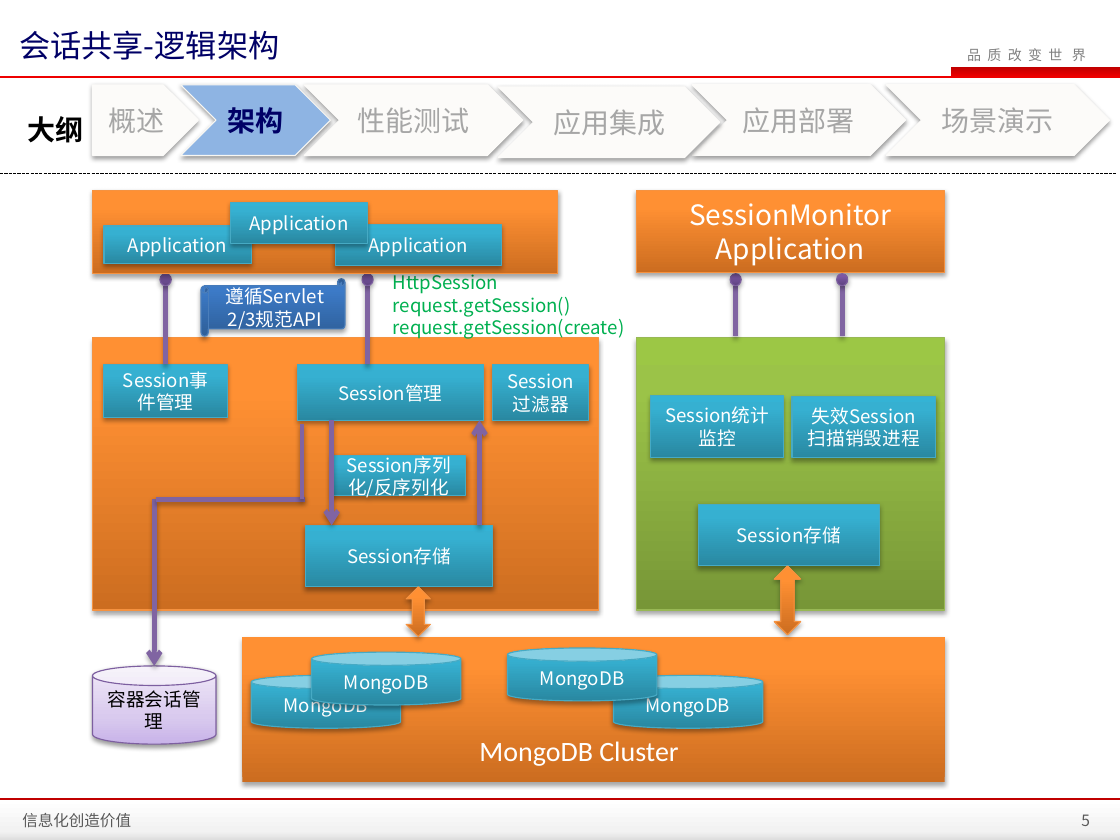
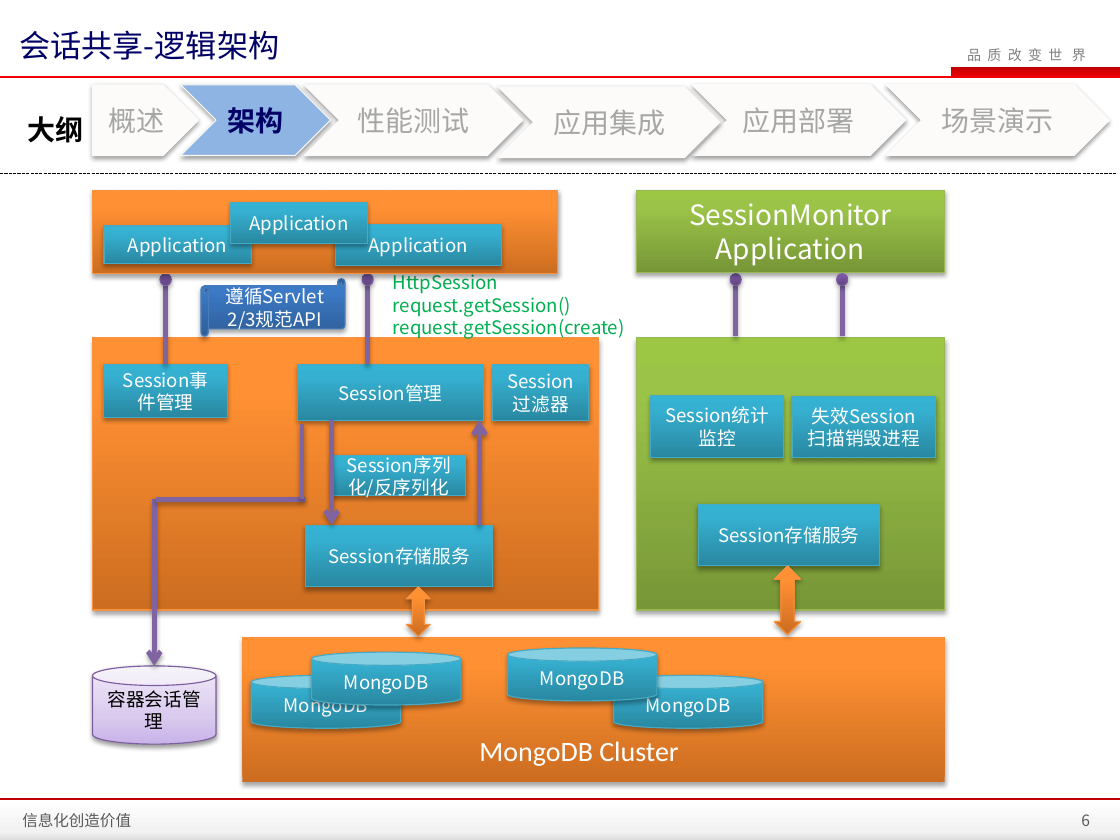
Before and after one commit to zhanght86/bboss-cms, a slide deck: slide 6 of 文档/SanyPDP平台会话共享介绍.pptx (slide 5 before the commit). Drawn at 1120x840 pixels with LibreOffice and Linux fonts; fonts in the diff are those of the drawing; background and template pictures are left out. Boxes give left, top, right and bottom in pixels: in the first picture for what was removed or moved away, otherwise in the second. Text is boxed around its words. In the diff, an @@ line names an element or a change of style, - is before the commit and + after.

Commit message:
完善会话共享文档

```diff
--- a/文档/SanyPDP平台会话共享介绍.pptx
+++ b/文档/SanyPDP平台会话共享介绍.pptx
@@ rectangle "SessionMonitor Application" at bbox=[636, 190, 944, 272]: fill gradient #CC6E20 to #FF9034 to #FF9136 to gradient #779737 to #9BC348 to #9DC746; outline #F69240 0.75 pt to #98B955 0.75 pt @@
@@ text in rectangle at bbox=[718, 526, 859, 544]: text changed @@
-Session存储
+Session存储服务
@@ text in rectangle at bbox=[328, 547, 469, 565]: text changed @@
-Session存储
+Session存储服务
@@ page number at bbox=[1081, 814, 1090, 826]: text changed @@
-5
+6
```
Also in this commit, not shown: 7 other slides changed, 4 slides added.
